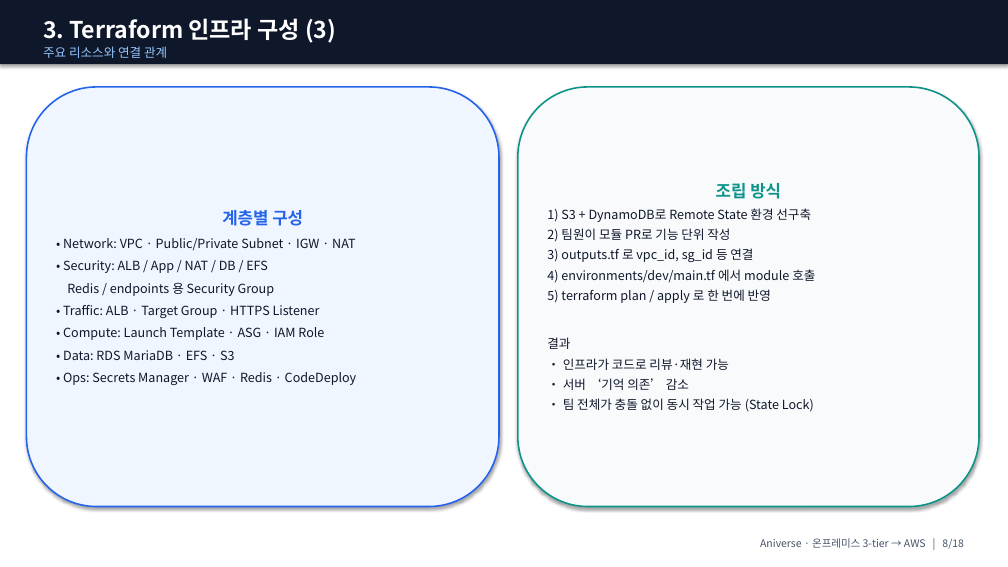
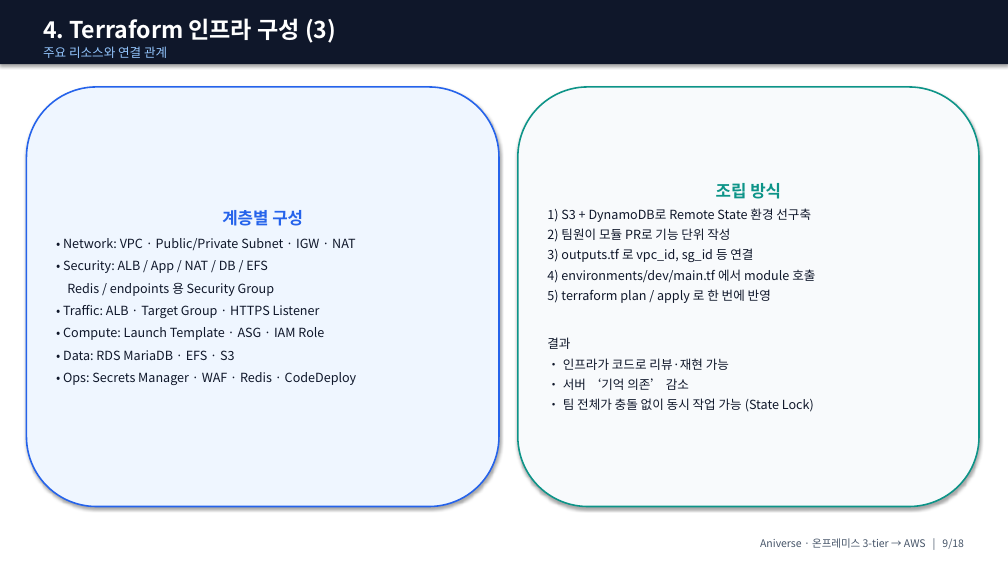
Before and after one commit to ho0215/anime-project-infra, a slide deck: slide 9 of docs/presentation/ppt/Aniverse_발표_강사용.pptx (slide 8 before the commit). Drawn at 1008x567 pixels with LibreOffice and Linux fonts; fonts in the diff are those of the drawing. Boxes give left, top, right and bottom in pixels: in the first picture for what was removed or moved away, otherwise in the second. Text is boxed around its words. In the diff, an @@ line names an element or a change of style, - is before the commit and + after.

```diff
--- a/docs/presentation/ppt/Aniverse_발표_강사용.pptx
+++ b/docs/presentation/ppt/Aniverse_발표_강사용.pptx
@@ text at [43, 18, 336, 43]: text changed @@
-3. Terraform 인프라 구성 (3)
+4. Terraform 인프라 구성 (3)
```
Also in this commit, not shown: 12 other slides changed, 7 other files.
